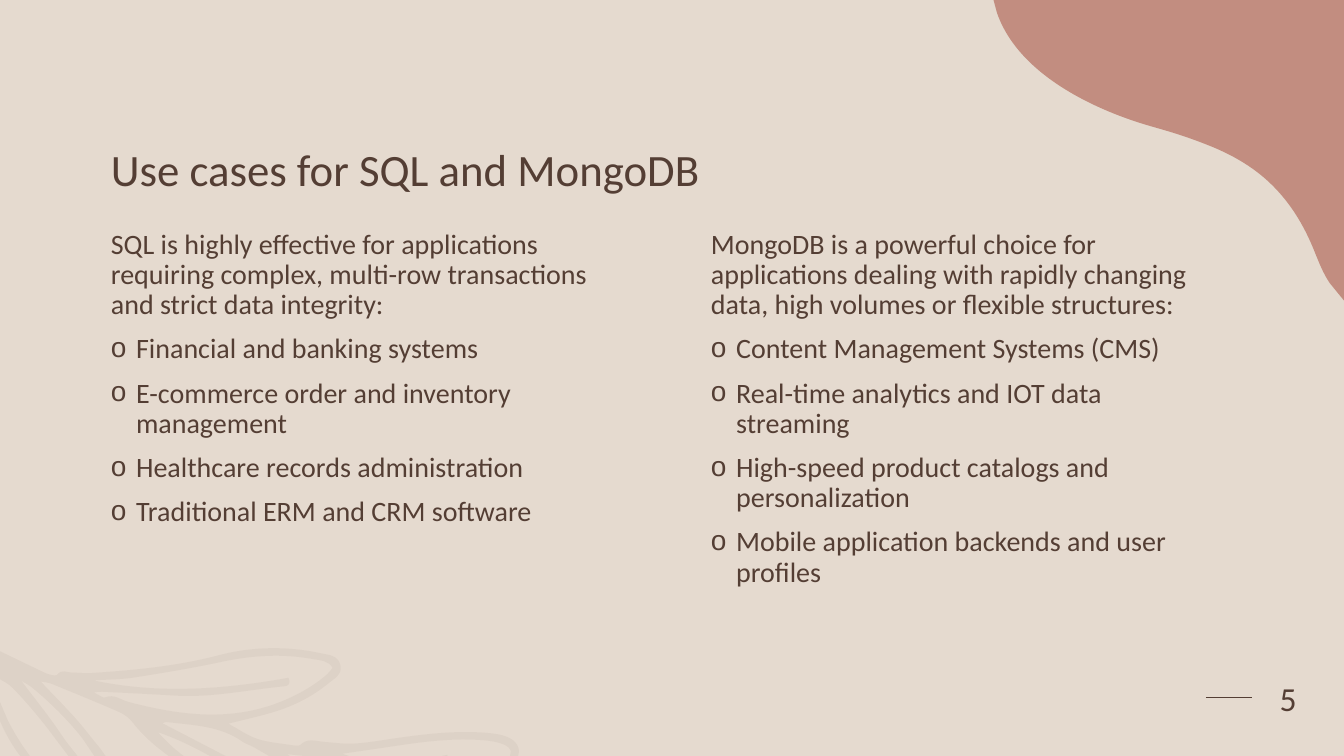
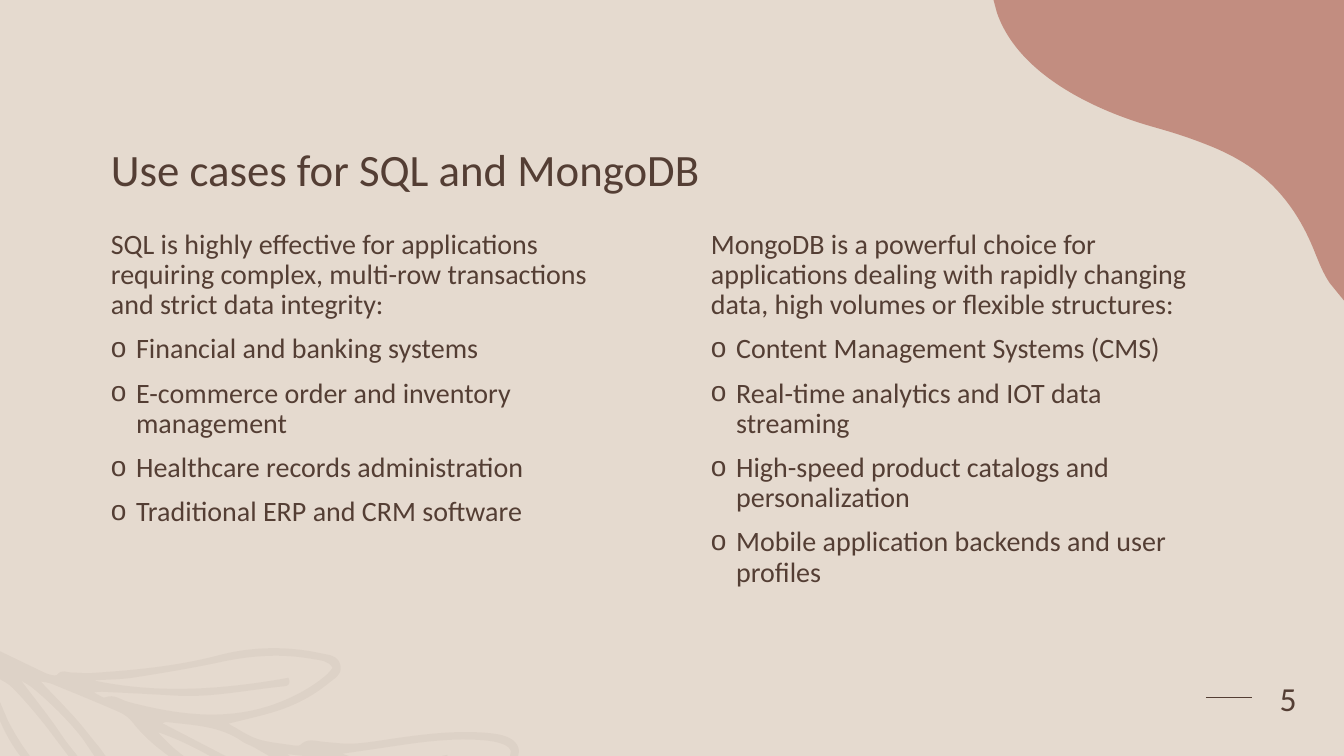
Before and after one commit to HackerTab/Databases, a slide deck: slide 5 of SQL vs MongoDB.pptm. Drawn at 1344x756 pixels with LibreOffice and Linux fonts; fonts in the diff are those of the drawing. Boxes give left, top, right and bottom in pixels: in the first picture for what was removed or moved away, otherwise in the second. Text is boxed around its words. In the diff, an @@ line names an element or a change of style, - is before the commit and + after.

```diff
--- a/SQL vs MongoDB.pptm
+++ b/SQL vs MongoDB.pptm
@@ text at (x1=136, y1=501, x2=522, y2=521): text changed @@
-  o Traditional ERM and CRM software
+  o Traditional ERP and CRM software
```
Also in this commit, not shown: 1 other slide changed.
